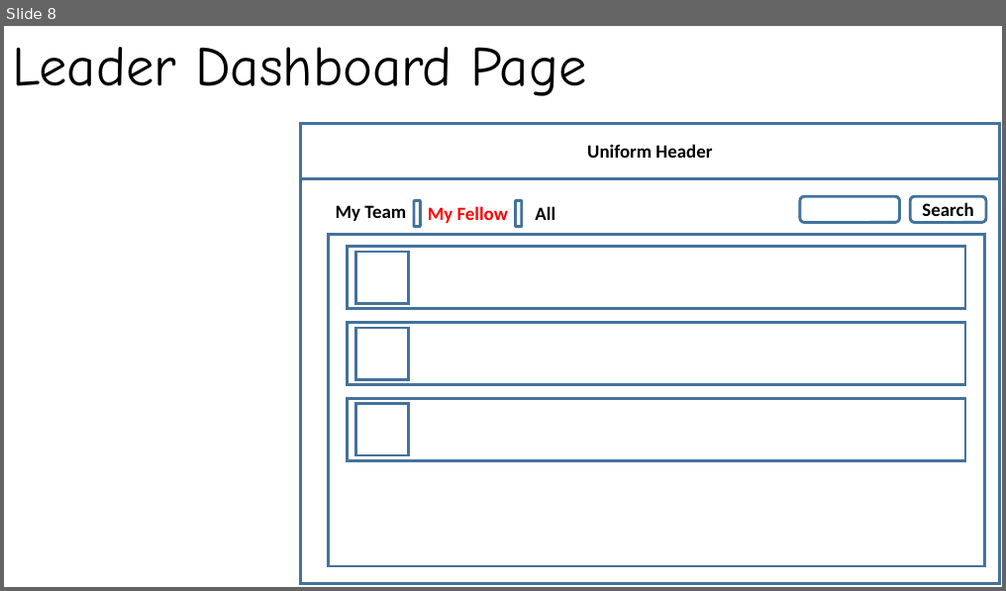
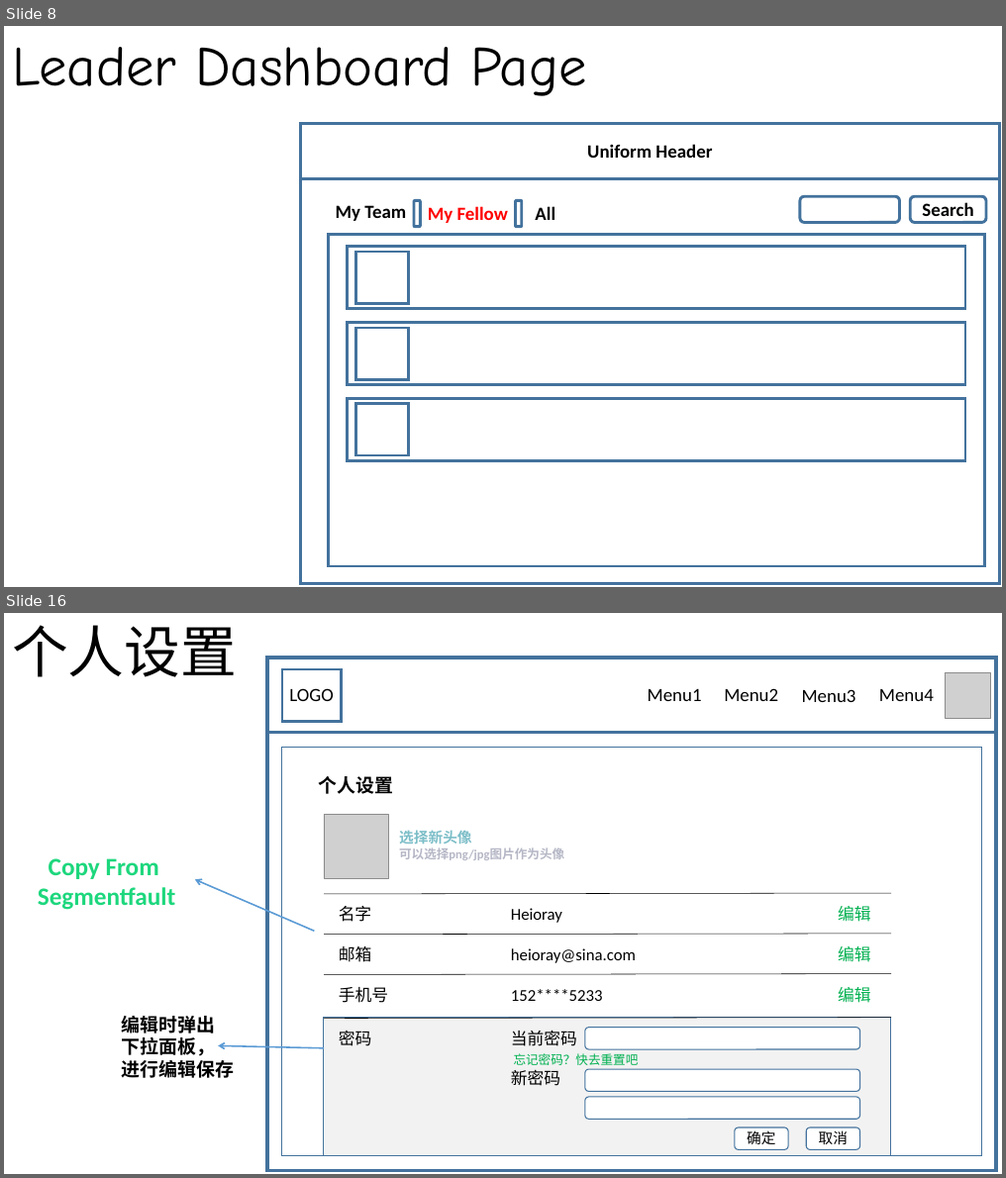
Before and after one commit to Aiyoumi-FE/ONE-TEAM, a slide deck: pageDesign.pptx. Shown one above the other, each under a label of ours: slide 8 before the commit, slides 8 and 16 after it; the slides between them are not shown. The pictures are 1006x591 and 1006x1178 pixels, drawn with LibreOffice and Linux fonts; fonts in the diff are those of the drawing; grey boxes stand for pictures. Boxes give left, top, right and bottom in pixels: in the first picture for what was removed or moved away, otherwise in the second. Text is boxed around its words. In the diff, an @@ line names an element or a change of style, - is before the commit and + after.

```diff
--- a/pageDesign.pptx
+++ b/pageDesign.pptx
@@ slide 16 added at (4, 613, 1002, 1174), background #FFFFFF @@
@@ text added at (12, 625, 237, 677), 54 pt, text #000000 @@
+个人设置
@@ rectangle added at (268, 658, 997, 1171), fill #FFFFFF, outline #43739E 3 pt @@
@@ rectangle added at (268, 658, 997, 732), fill #FFFFFF, outline #43739E 3 pt @@
@@ group added at (267, 658, 996, 1171): 5 texts, 4 rectangles, 1 picture @@
+LOGO
+Menu1
+Menu2
+Menu3
+Menu4
@@ text added at (318, 776, 393, 794), 18 pt, text #000000, bold @@
+个人设置
@@ picture added at (324, 814, 388, 878) @@
@@ text added at (399, 830, 564, 861), 12 pt, text #B5B7C6, bold @@
+选择新头像
+可以选择png/jpg图片作为头像
@@ text added at (38, 859, 175, 910), 24 pt, text #1DD77D, bold @@
+Copy From
+Segmentfault
@@ arrow added from (315, 931) to (195, 879), #5B9BD5 1.5 pt @@
@@ group added at (324, 893, 891, 923): 3 texts, 1 line @@
+名字
+Heioray
+编辑
@@ group added at (324, 934, 891, 963): 3 texts, 1 line @@
+邮箱
+heioray@sina.com
+编辑
@@ group added at (324, 973, 891, 1003): 3 texts, 1 line @@
+手机号
+152****5233
+编辑
@@ text added at (122, 1016, 234, 1078), 18 pt, text #000000, bold @@
+编辑时弹出
+下拉面板，
+进行编辑保存
@@ rectangle added at (324, 1017, 891, 1157), fill #F2F2F2, outline #43739E 1 pt @@
@@ line added from (324, 1019) to (891, 1018), #000000 0.5 pt @@
@@ rounded rectangle added at (585, 1028, 859, 1051), fill #FFFFFF, outline #43739E 1 pt @@
@@ arrow added from (324, 1049) to (218, 1047), #5B9BD5 1.5 pt @@
@@ text added at (339, 1031, 372, 1047), 16 pt, text #000000 @@
+密码
@@ text added at (511, 1030, 577, 1047), 16 pt, text #000000 @@
+当前密码
@@ text added at (514, 1054, 639, 1065), 12 pt, text #00B050 @@
+忘记密码？快去重置吧
@@ text added at (511, 1070, 560, 1086), 16 pt, text #000000 @@
+新密码
@@ rounded rectangle added at (585, 1069, 859, 1092), fill #FFFFFF, outline #43739E 1 pt @@
@@ rounded rectangle added at (585, 1097, 859, 1120), fill #FFFFFF, outline #43739E 1 pt @@
@@ rounded rectangle added at (735, 1128, 788, 1151), fill #FFFFFF, outline #43739E 1 pt @@
@@ text added at (746, 1131, 775, 1145), 14 pt, text #000000 @@
+确定
@@ rounded rectangle added at (807, 1128, 860, 1151), fill #FFFFFF, outline #43739E 1 pt @@
@@ text added at (819, 1131, 847, 1145), 14 pt, text #000000 @@
+取消
```
Also in this commit, not shown: 1 slide changed, 12 other slides added, 1 slide removed.
